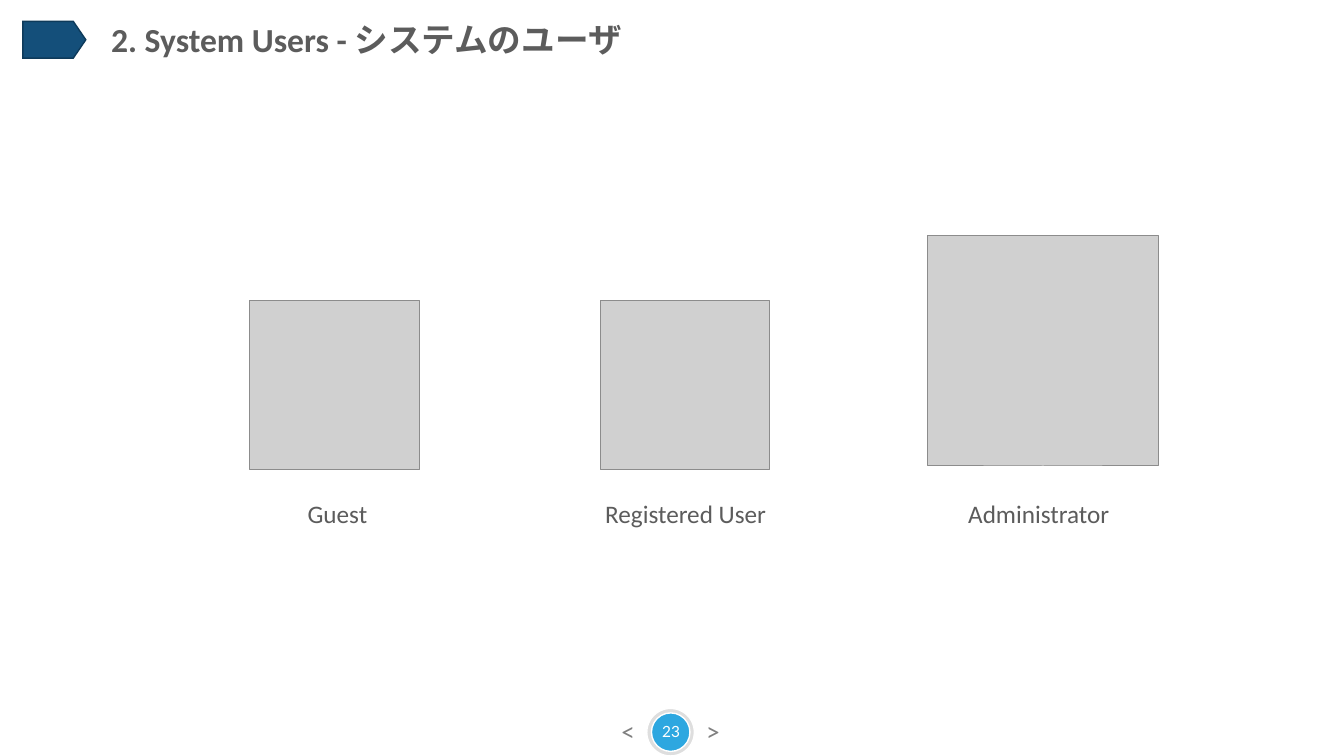
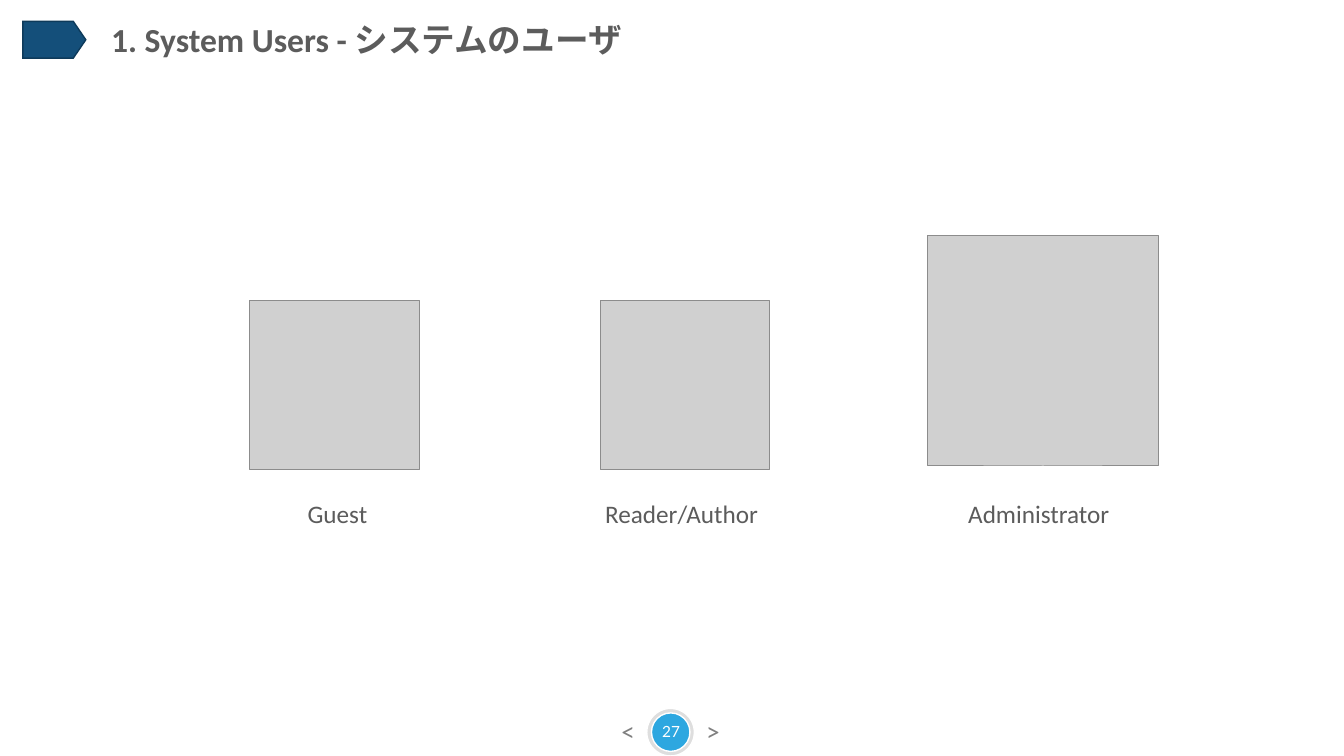
Before and after one commit to sangnvus/201609JS02, a slide deck: slide 27 of WIP/Documents/Report/Final Report/BSN_Slide Presentation.pptx (slide 23 before the commit). Drawn at 1344x756 pixels with LibreOffice and Linux fonts; fonts in the diff are those of the drawing; grey boxes stand for pictures. Boxes give left, top, right and bottom in pixels: in the first picture for what was removed or moved away, otherwise in the second. Text is boxed around its words. In the diff, an @@ line names an element or a change of style, - is before the commit and + after.

```diff
--- a/WIP/Documents/Report/Final Report/BSN_Slide Presentation.pptx
+++ b/WIP/Documents/Report/Final Report/BSN_Slide Presentation.pptx
@@ text at (111, 25, 622, 58): text changed @@
-2. System Users - システムのユーザ
+1. System Users - システムのユーザ
@@ text at (605, 505, 758, 524): text changed @@
-Registered User
+Reader/Author
@@ page number at (662, 726, 680, 737): text changed @@
-23
+27
```
Also in this commit, not shown: 7 other slides changed, 5 slides added, 1 slide removed, 9 other files.
